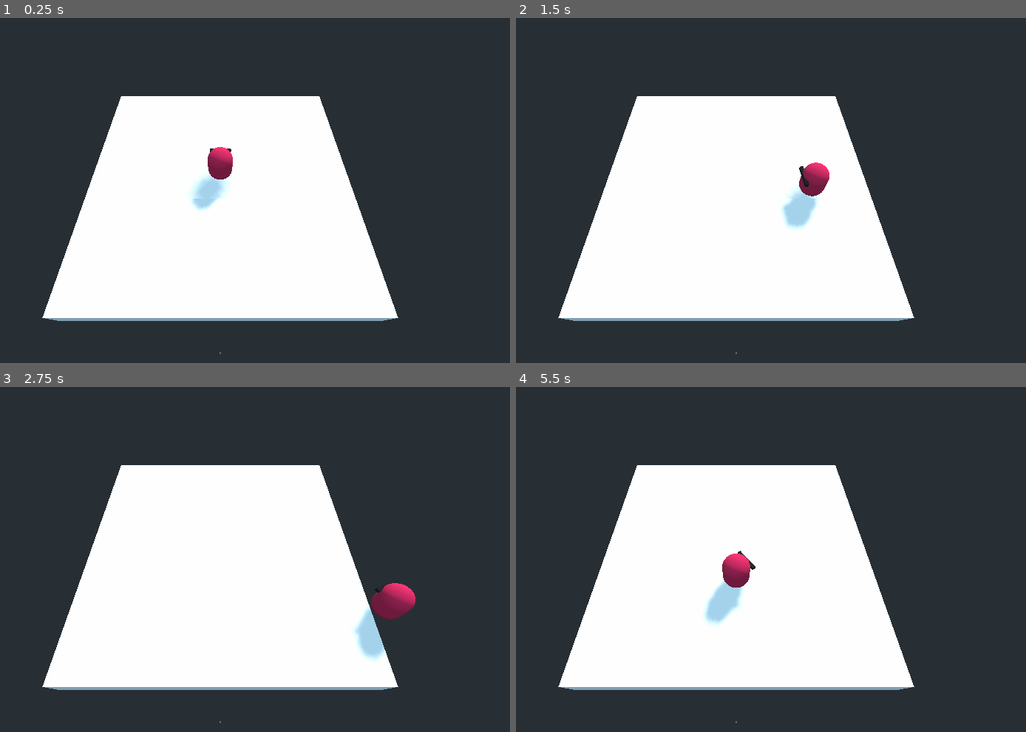
Above: before the commit, frames 1-4 (two rows, left to right).
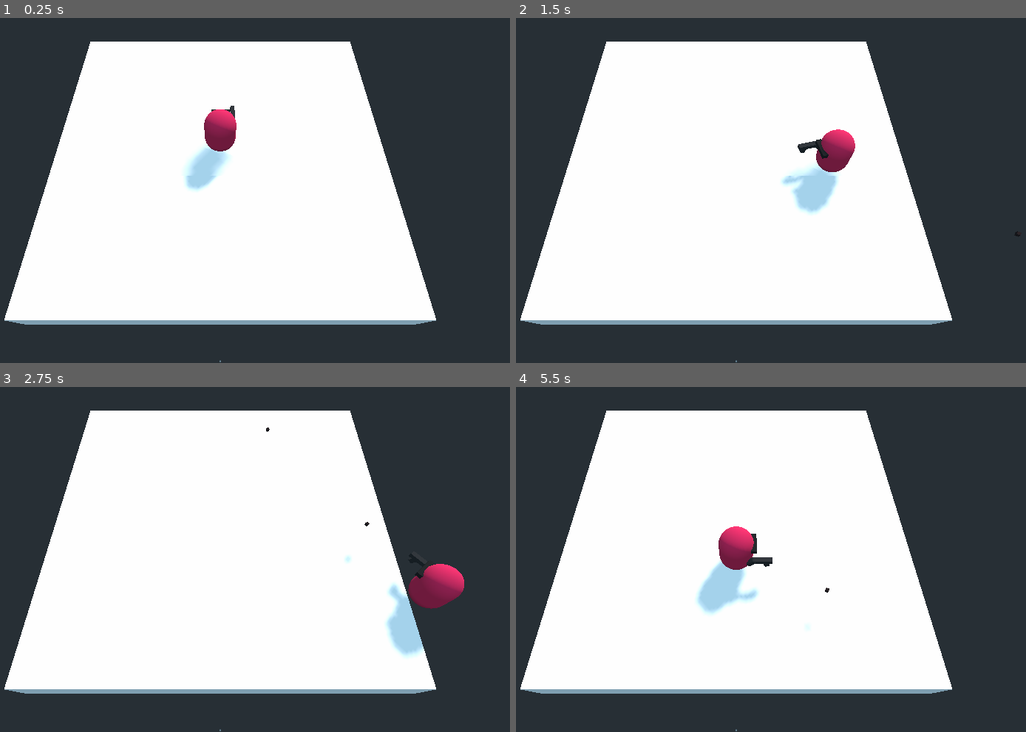
Above: after the commit, the same moments.

Repository: Boyquotes/Godot-3D-Top-Down-Shooter
Game: Godot game, scene res://Level.tscn
Same seed, same stepped clock (60 frames per second), same inputs: the game is played once before the commit and once after it. Before the commit the project has no main scene; this scene is started directly in both runs.
Inputs (mouse positions are in pixels of both pictures, inside the frame that each line leads up to):
- Up to frame 1 (0.25 s): no input
- Up to frame 2 (1.5 s): tap Enter at 0.5 s; move the mouse to (867, 173) at 0.52 s; press the mouse at (867, 173) at 0.53 s; hold Right (ui_right) 0.53-1.28 s; move the mouse to (618, 207) at 1.27 s; release the mouse at (618, 207) at 1.28 s; hold Down (ui_down) from 1.28 s (still down); click (618, 207) at 1.35 s
- Up to frame 3 (2.75 s): move the mouse to (280, 483) at 2.02 s; release Down (ui_down) at 2.03 s; press the mouse at (280, 483) at 2.03 s; hold Right (ui_right) from 2.03 s (still down)
- Up to frame 4 (5.5 s): move the mouse to (704, 628) at 2.77 s; release Right (ui_right) at 2.78 s; release the mouse at (704, 628) at 2.78 s; hold Up (ui_up) 2.78-3.53 s; click (704, 628) at 2.85 s; move the mouse to (913, 611) at 3.52 s; press the mouse at (913, 611) at 3.53 s; hold Left (ui_left) 3.53-5.03 s; move the mouse to (556, 507) at 4.27 s; release the mouse at (556, 507) at 4.28 s; click (556, 507) at 4.35 s; move the mouse to (765, 559) at 5.02 s; press the mouse at (765, 559) at 5.03 s; hold Down (ui_down) from 5.03 s (still down)

The runs differ from the first frame. In frame 1, 23% of the frame differs, in the area x 0-86%, y 6-100%; in frame 2, 23%, in the area x 0-99%, y 6-100%; in frame 3, 22%; in frame 4, 23%.

Commit message:
Gun + GunController + Bullet

Diff:
--- /dev/null
+++ b/Godot 3D Top Down/Bullet.gd
@@ -0,0 +1,14 @@
+extends Spatial
+
+export var speed := 70.0
+
+const KILL_TIME = 2
+var timer := 0
+
+func _physics_process(delta):
+	var forward_direction = global_transform.basis.z.normalized()
+	global_translate(forward_direction * speed * delta)
+
+	timer += delta
+	if timer >= KILL_TIME:
+		queue_free()
--- /dev/null
+++ b/Godot 3D Top Down/Bullet.tscn
@@ -0,0 +1,16 @@
+[gd_scene load_steps=4 format=2]
+
+[ext_resource path="res://Bullet.gd" type="Script" id=1]
+
+[sub_resource type="CubeMesh" id=1]
+
+[sub_resource type="SpatialMaterial" id=2]
+albedo_color = Color( 0.133333, 0.0666667, 0.0666667, 0.0666667 )
+
+[node name="Bullet" type="Spatial"]
+script = ExtResource( 1 )
+
+[node name="MeshInstance" type="MeshInstance" parent="."]
+transform = Transform( 0.18, 0, 0, 0, 0.18, 0, 0, 0, 0.18, 0, 0, 0 )
+mesh = SubResource( 1 )
+material/0 = SubResource( 2 )
--- /dev/null
+++ b/Godot 3D Top Down/Gun.gd
@@ -0,0 +1,29 @@
+extends Spatial
+
+export (PackedScene) var Bullet
+export var muzzle_speed := 30.0
+export var millis_between_shots := 300
+
+onready var muzzle = $Muzzle
+onready var rof_timer = $Timer
+
+var can_shoot := true
+
+func _ready():
+	rof_timer.wait_time = millis_between_shots / 1000.0
+
+func _process(delta):
+	pass
+
+func shoot():
+	if can_shoot:
+		var new_bullet = Bullet.instance()
+		new_bullet.global_transform = muzzle.global_transform
+		new_bullet.speed = muzzle_speed
+		var scene_root = get_tree().get_root().get_children()[0]
+		scene_root.add_child(new_bullet)
+		can_shoot = false
+		rof_timer.start()
+
+func _on_Timer_timeout():
+	can_shoot = true
--- /dev/null
+++ b/Godot 3D Top Down/Gun.tscn
@@ -0,0 +1,37 @@
+[gd_scene load_steps=5 format=2]
+
+[ext_resource path="res://Gun.gd" type="Script" id=1]
+[ext_resource path="res://Bullet.tscn" type="PackedScene" id=2]
+
+[sub_resource type="CubeMesh" id=1]
+
+[sub_resource type="SpatialMaterial" id=2]
+albedo_color = Color( 0.168627, 0.160784, 0.164706, 0.2 )
+
+[node name="Gun" type="Spatial"]
+transform = Transform( -4.37114e-08, 0, 1, 0, 1, 0, -1, 0, -4.37114e-08, 0, 0, 1 )
+script = ExtResource( 1 )
+Bullet = ExtResource( 2 )
+
+[node name="MeshInstance" type="MeshInstance" parent="."]
+transform = Transform( 0.574054, 0, 0, 0, 0.134746, 0, 0, 0, 0.14051, 0.225987, 0.00279407, 0.147894 )
+mesh = SubResource( 1 )
+material/0 = SubResource( 2 )
+
+[node name="MeshInstance2" type="MeshInstance" parent="."]
+transform = Transform( 0.161926, 0.102748, 0, -0.190856, 0.0871737, 0, 0, 0, 0.14051, 0.854295, -0.140603, 0.144602 )
+mesh = SubResource( 1 )
+material/0 = SubResource( 2 )
+
+[node name="MeshInstance3" type="MeshInstance" parent="."]
+transform = Transform( -0.099343, 0.126003, 0, -0.26217, -0.0477458, 0, 0, 0, 0.134261, 0.00937894, -0.191856, 0.144237 )
+mesh = SubResource( 1 )
+material/0 = SubResource( 2 )
+
+[node name="Muzzle" type="Position3D" parent="."]
+transform = Transform( -2.18557e-08, 0, -0.5, 0, 0.5, 0, 0.5, 0, -2.18557e-08, -0.366444, 0.01147, 0.153486 )
+
+[node name="Timer" type="Timer" parent="."]
+one_shot = true
+
+[connection signal="timeout" from="Timer" to="." method="_on_Timer_timeout"]
--- /dev/null
+++ b/Godot 3D Top Down/GunController.gd
@@ -0,0 +1,24 @@
+extends Node
+
+export(PackedScene) var StartingWeapon
+var hand : Position3D
+var equipped_weapon: Spatial
+
+func _ready():
+	hand = get_parent().find_node("Hand")
+
+	if StartingWeapon:
+		equip_weapon(StartingWeapon)
+
+func equip_weapon(weapon_to_equip):
+	if equipped_weapon:
+		print("Deleting current weapon")
+		equipped_weapon.queue_free()
+	else:
+		print("No weapon equipped")
+		equipped_weapon = weapon_to_equip.instance()
+		hand.add_child(equipped_weapon)
+
+func shoot():
+	if equipped_weapon:
+		equipped_weapon.shoot()
--- a/Godot 3D Top Down/Level.tscn
+++ b/Godot 3D Top Down/Level.tscn
@@ -1,7 +1,9 @@
-[gd_scene load_steps=7 format=2]
+[gd_scene load_steps=9 format=2]
 
 [ext_resource path="res://Player.gd" type="Script" id=1]
 [ext_resource path="res://Main.gd" type="Script" id=2]
+[ext_resource path="res://GunController.gd" type="Script" id=3]
+[ext_resource path="res://Gun.tscn" type="PackedScene" id=4]
 
 [sub_resource type="CapsuleMesh" id=1]
 
@@ -29,9 +31,16 @@
 material/0 = SubResource( 2 )
 
 [node name="Eyes" type="MeshInstance" parent="Player/Body"]
-transform = Transform( 0.13, 0, 0, 0, -5.68248e-09, 0.8554, 0, -0.13, -3.73907e-08, 0.904374, 0.00983666, -0.575218 )
+transform = Transform( 0.163818, 1.88463e-22, 2.10326e-08, 3.19644e-09, -5.68248e-09, 0.596751, -1.39721e-16, -0.13, -2.60848e-08, 0.983945, 0.0177941, -0.575218 )
 mesh = SubResource( 3 )
 material/0 = SubResource( 4 )
+
+[node name="Hand" type="Position3D" parent="Player/Body"]
+transform = Transform( 1.91069e-15, -4.37114e-08, 1, -1, -4.37114e-08, 0, 4.37114e-08, -1, -4.37114e-08, 0.684653, 0.951401, 0 )
+
+[node name="GunController" type="Node" parent="Player"]
+script = ExtResource( 3 )
+StartingWeapon = ExtResource( 4 )
 
 [node name="Ground" type="CSGBox" parent="."]
 transform = Transform( 1, 0, 0, 0, 1, 0, 0, 0, 1, 0, -1, 0 )
@@ -44,4 +53,5 @@
 shadow_enabled = true
 
 [node name="Camera" type="Camera" parent="."]
-transform = Transform( 1, 0, 0, 0, 0.550874, 0.834588, 0, -0.834588, 0.550874, 0, 17.1001, 12.8274 )
+transform = Transform( 1, 0, 0, 0, 0.481295, 0.876559, 0, -0.876559, 0.481295, 0, 17.1001, 12.8274 )
+fov = 58.0
--- a/Godot 3D Top Down/Player.gd
+++ b/Godot 3D Top Down/Player.gd
@@ -1,10 +1,13 @@
 extends KinematicBody
+
+onready var gun_controller = $GunController
 
 var speed := 8.0
 var velocity = Vector3.ZERO
 
 func _process(delta):
 
+	# Movement
 	velocity = Vector3.ZERO
 
 	if Input.is_action_pressed("ui_right"):
@@ -19,3 +22,7 @@
 	velocity = velocity.normalized() * speed
 
 	move_and_slide(velocity)
+
+	# Shoot
+	if Input.is_action_pressed("primary_action"):
+		gun_controller.shoot()
--- a/Godot 3D Top Down/project.godot
+++ b/Godot 3D Top Down/project.godot
@@ -11,7 +11,45 @@
 [application]
 
 config/name="Godot 3D Top Down"
+run/main_scene="res://Level.tscn"
 config/icon="res://icon.png"
+
+[input]
+
+ui_left={
+"deadzone": 0.5,
+"events": [ Object(InputEventKey,"resource_local_to_scene":false,"resource_name":"","device":0,"alt":false,"shift":false,"control":false,"meta":false,"command":false,"pressed":false,"scancode":16777231,"unicode":0,"echo":false,"script":null)
+, Object(InputEventJoypadButton,"resource_local_to_scene":false,"resource_name":"","device":0,"button_index":14,"pressure":0.0,"pressed":false,"script":null)
+, Object(InputEventKey,"resource_local_to_scene":false,"resource_name":"","device":0,"alt":false,"shift":false,"control":false,"meta":false,"command":false,"pressed":false,"scancode":81,"unicode":0,"echo":false,"script":null)
+ ]
+}
+ui_right={
+"deadzone": 0.5,
+"events": [ Object(InputEventKey,"resource_local_to_scene":false,"resource_name":"","device":0,"alt":false,"shift":false,"control":false,"meta":false,"command":false,"pressed":false,"scancode":16777233,"unicode":0,"echo":false,"script":null)
+, Object(InputEventJoypadButton,"resource_local_to_scene":false,"resource_name":"","device":0,"button_index":15,"pressure":0.0,"pressed":false,"script":null)
+, Object(InputEventKey,"resource_local_to_scene":false,"resource_name":"","device":0,"alt":false,"shift":false,"control":false,"meta":false,"command":false,"pressed":false,"scancode":68,"unicode":0,"echo":false,"script":null)
+ ]
+}
+ui_up={
+"deadzone": 0.5,
+"events": [ Object(InputEventKey,"resource_local_to_scene":false,"resource_name":"","device":0,"alt":false,"shift":false,"control":false,"meta":false,"command":false,"pressed":false,"scancode":16777232,"unicode":0,"echo":false,"script":null)
+, Object(InputEventJoypadButton,"resource_local_to_scene":false,"resource_name":"","device":0,"button_index":12,"pressure":0.0,"pressed":false,"script":null)
+, Object(InputEventKey,"resource_local_to_scene":false,"resource_name":"","device":0,"alt":false,"shift":false,"control":false,"meta":false,"command":false,"pressed":false,"scancode":90,"unicode":0,"echo":false,"script":null)
+ ]
+}
+ui_down={
+"deadzone": 0.5,
+"events": [ Object(InputEventKey,"resource_local_to_scene":false,"resource_name":"","device":0,"alt":false,"shift":false,"control":false,"meta":false,"command":false,"pressed":false,"scancode":16777234,"unicode":0,"echo":false,"script":null)
+, Object(InputEventJoypadButton,"resource_local_to_scene":false,"resource_name":"","device":0,"button_index":13,"pressure":0.0,"pressed":false,"script":null)
+, Object(InputEventKey,"resource_local_to_scene":false,"resource_name":"","device":0,"alt":false,"shift":false,"control":false,"meta":false,"command":false,"pressed":false,"scancode":83,"unicode":0,"echo":false,"script":null)
+ ]
+}
+primary_action={
+"deadzone": 0.5,
+"events": [ Object(InputEventMouseButton,"resource_local_to_scene":false,"resource_name":"","device":0,"alt":false,"shift":false,"control":false,"meta":false,"command":false,"button_mask":0,"position":Vector2( 0, 0 ),"global_position":Vector2( 0, 0 ),"factor":1.0,"button_index":1,"pressed":false,"doubleclick":false,"script":null)
+, Object(InputEventKey,"resource_local_to_scene":false,"resource_name":"","device":0,"alt":false,"shift":false,"control":false,"meta":false,"command":false,"pressed":false,"scancode":32,"unicode":0,"echo":false,"script":null)
+ ]
+}
 
 [physics]
 
@@ -19,5 +57,4 @@
 
 [rendering]
 
-quality/driver/driver_name="GLES3"
 environment/default_environment="res://default_env.tres"
